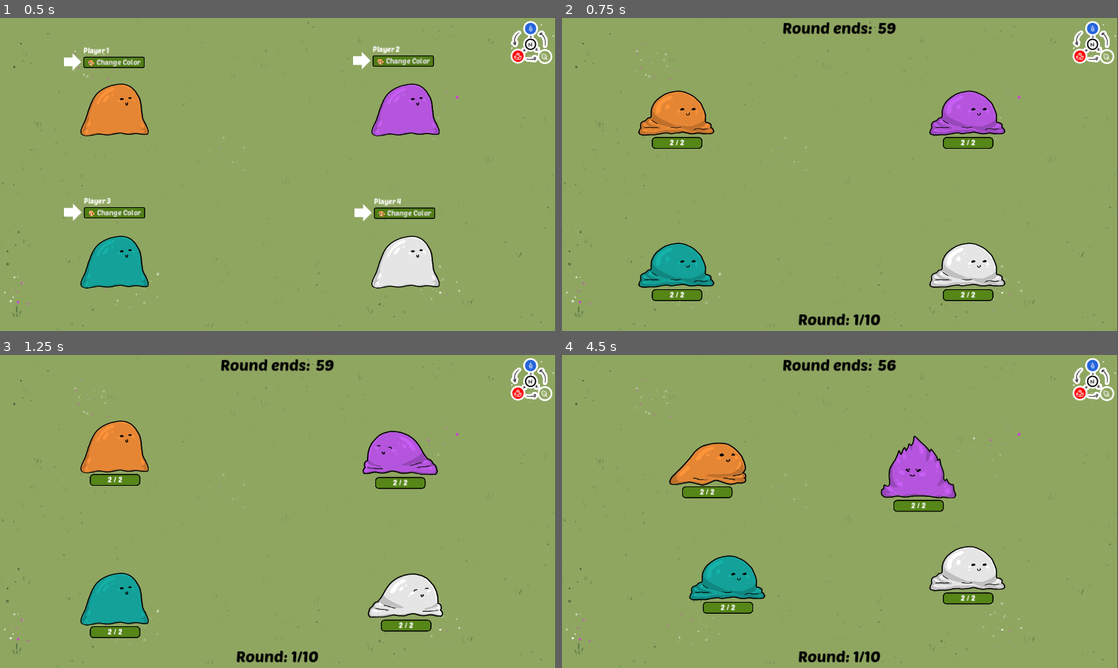
Above: before the commit, frames 1-4 (two rows, left to right).
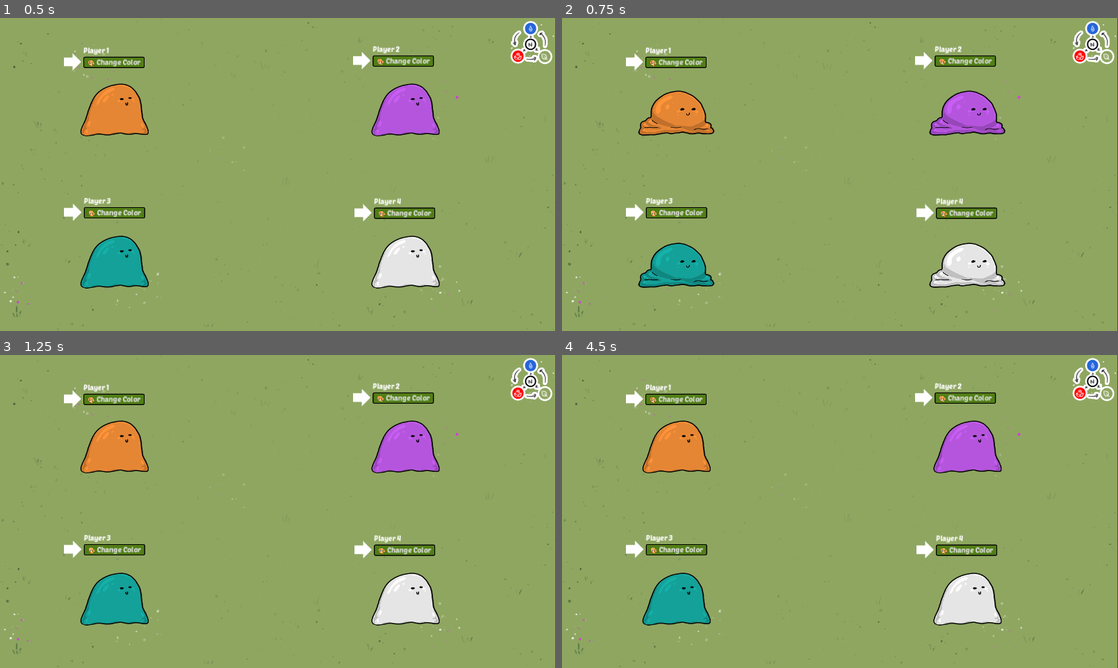
Above: after the commit, the same moments.

Repository: Galitie/mini-tyler-games
Game: Godot game, scene res://tylermon/tylermon.tscn
The game is run twice, just before and just after one commit, with the same random seed, the same clock (stepped at 60 frames per second) and the same inputs. This scene is started directly instead of the project's main scene. Sound files missing from this copy of the repository are replaced by a short silence.
Inputs (mouse positions are in pixels of both pictures, inside the frame that each line leads up to):
- Up to frame 1 (0.5 s): no input
- Up to frame 2 (0.75 s): tap Enter (start, bound only before the commit) at 0.5 s; move the mouse to (962, 158) at 0.52 s; hold Right (move_piece_right) from 0.53 s (still down); hold Enter (start, bound only before the commit) from 0.53 s (still down)
- Up to frame 3 (1.25 s): keep holding Right (move_piece_right); keep holding Enter (start, bound only before the commit)
- Up to frame 4 (4.5 s): move the mouse to (728, 527) at 1.27 s; release Right (move_piece_right) at 1.28 s; release Enter (start, bound only before the commit) at 1.28 s; hold Escape (go_back) 1.28-2.03 s; tap Enter (start, bound only before the commit) at 1.35, 2.85, 4.35 s; move the mouse to (895, 442) at 2.02 s; hold Enter (start, bound only before the commit) 2.03-2.78 s; hold Right (move_piece_right) 2.03-3.53 s; move the mouse to (812, 574) at 2.77 s; move the mouse to (1006, 558) at 3.52 s; hold Enter (start, bound only before the commit) 3.53-4.28 s; hold Left (move_piece_left) from 3.53 s (still down); move the mouse to (673, 464) at 4.27 s

Frame 1 is identical in both runs. In frame 2, 4.2% of the frame differs, in the area x 11-79%, y 1-99%; in frame 3, 6.0%; in frame 4, 14%, in the area x 11-80%, y 1-99%.
Error in both runs: Cannot call method 'get_node' on a null value. (res://tylermon/tylermon.gd:42)

Commit message:
fixed controller input issues I think and removed timer for upgrade time

Diff:
--- a/project.godot
+++ b/project.godot
@@ -95,7 +95,6 @@
 start={
 "deadzone": 0.5,
 "events": [Object(InputEventJoypadButton,"resource_local_to_scene":false,"resource_name":"","device":0,"button_index":6,"pressure":0.0,"pressed":false,"script":null)
-, Object(InputEventKey,"resource_local_to_scene":false,"resource_name":"","device":0,"window_id":0,"alt_pressed":false,"shift_pressed":false,"ctrl_pressed":false,"meta_pressed":false,"pressed":false,"keycode":0,"physical_keycode":4194309,"key_label":0,"unicode":0,"echo":false,"script":null)
 ]
 }
 go_back={
--- a/tylermon/customizer.tscn
+++ b/tylermon/customizer.tscn
@@ -33,6 +33,7 @@
 text = "🎨 Change Color"
 
 [node name="cursor" type="TextureRect" parent="."]
+layout_mode = 0
 offset_left = -45.0
 offset_top = 16.0
 offset_right = -5.0
--- a/tylermon/tylermon.gd
+++ b/tylermon/tylermon.gd
@@ -49,13 +49,13 @@
 		mon.hp_bar.visible = true
 	for menus in customization_buttons:
 		menus.visible = false
+	fight_time = true
+	countdown_label.text = "Round ends: "
+	$round_ui/margin/seperator/label.text = "Round: " + str(current_round) + "/" + str(max_rounds)
 	$upgrade_ui/margin/GridContainer/upgrade_menu/player0/mon1/customizer.set_process(false)
 	$upgrade_ui/margin/GridContainer/upgrade_menu2/player1/mon2/customizer2.set_process(false)
 	$upgrade_ui/margin/GridContainer/upgrade_menu3/player2/mon3/customizer3.set_process(false)
 	$upgrade_ui/margin/GridContainer/upgrade_menu4/player3/mon4/customizer4.set_process(false)
-	fight_time = true
-	countdown_label.text = "Round ends: "
-	$round_ui/margin/seperator/label.text = "Round: " + str(current_round) + "/" + str(max_rounds)
 	round_timer.start(fight_length)
 	call_and_switch_modes()
 
@@ -94,7 +94,7 @@
 		#command_ui.visible = false
 		knocked_out_mons = 0
 		countdown_label.text = "Add 3 points to stats: "
-		round_timer.start(upgrade_length)
+		round_timer.stop()
 		get_tree().get_root().get_child(1).get_node("Arena").get_node("backgrounds").get_node("margin").get_node("upgrade").visible = true
 	else:
 		fight_time = true
@@ -198,6 +198,5 @@
 
 func end_upgrades_early():
 	upgrades_counter += 1
-	if upgrades_counter == 4 and round_timer.time_left > 4:
-		round_timer.stop()
+	if upgrades_counter == 4:
 		round_timer.start(4)
